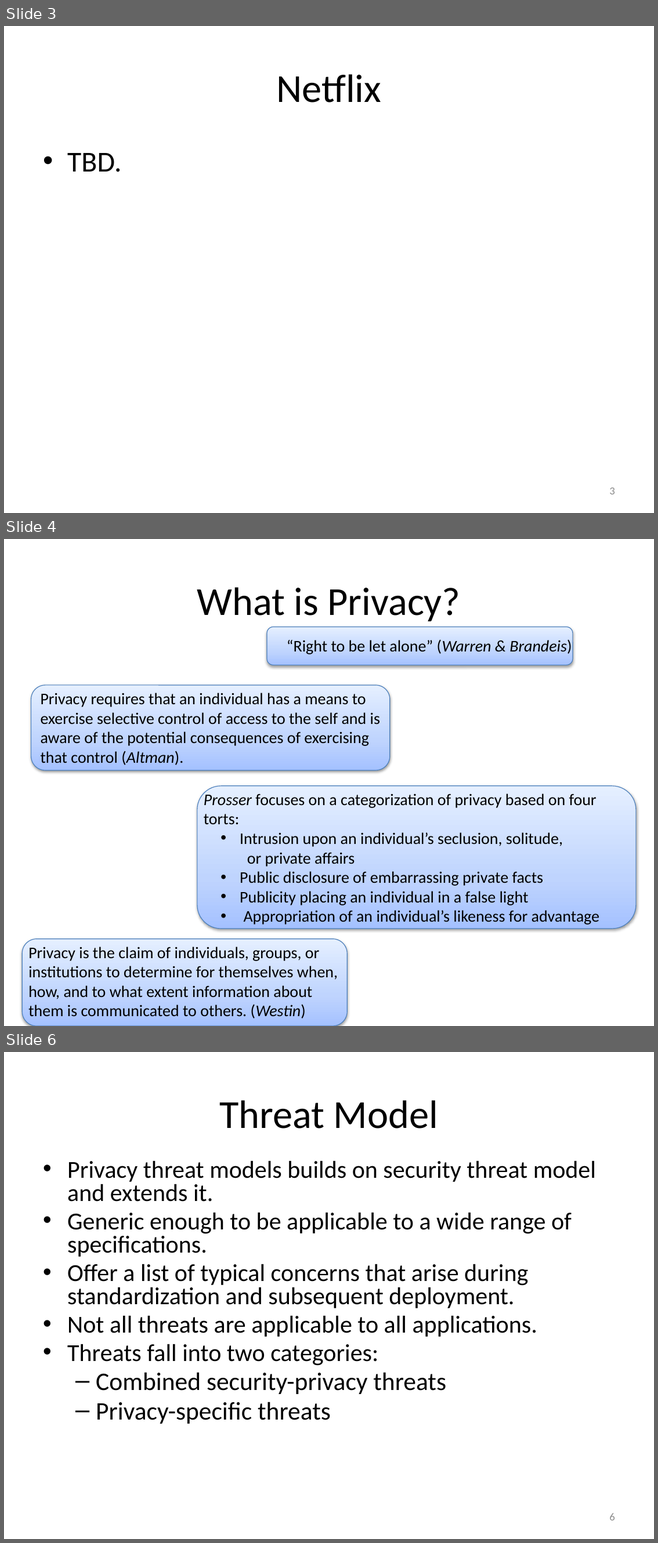
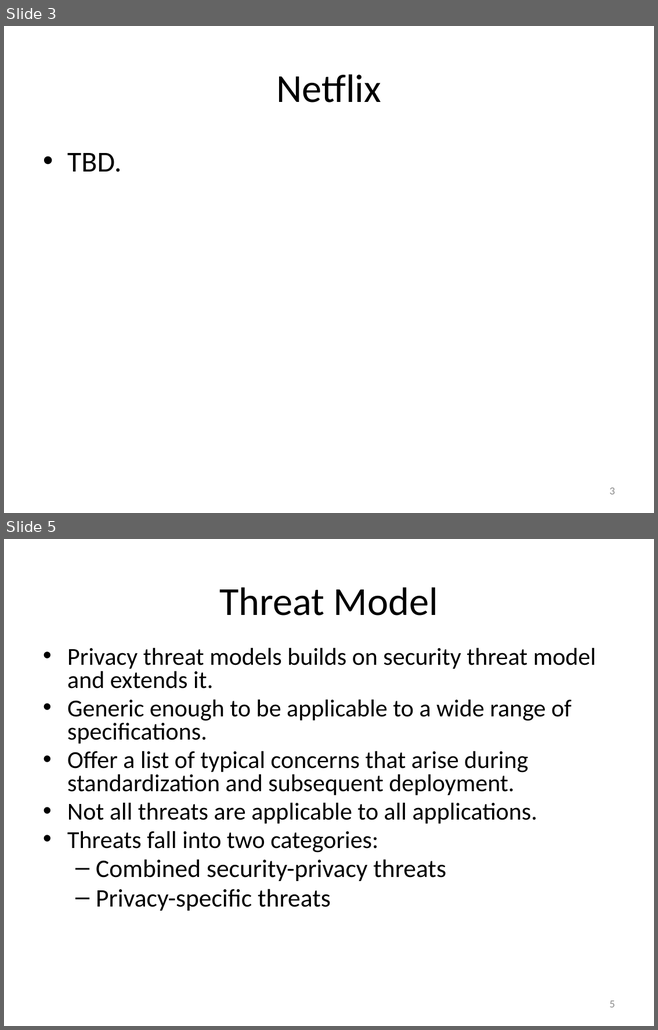
Before and after one commit to hannestschofenig/tschofenig-ids, a slide deck: PrivacyTutorial/iab-privacy-considerations.pptx. Shown one above the other, each under a label of ours: slides 3, 4 and 6 before the commit, slides 3 and 5 after it; the slides between them are not shown. The pictures are 658x1543 and 658x1030 pixels, drawn with LibreOffice and Linux fonts; fonts in the diff are those of the drawing. Boxes give left, top, right and bottom in pixels: in the first picture for what was removed or moved away, otherwise in the second. Text is boxed around its words. In the diff, an @@ line names an element or a change of style, - is before the commit and + after.

```diff
--- a/PrivacyTutorial/iab-privacy-considerations.pptx
+++ b/PrivacyTutorial/iab-privacy-considerations.pptx
@@ slide 4 removed at [4,539,654,1026], background #FFFFFF @@
@@ title removed at [197,587,460,621] @@
-What is Privacy?
@@ rounded rectangle removed at [267,627,572,665] @@
@@ text removed at [286,639,571,654] @@
-“Right to be let alone” (Warren & Brandeis)
@@ rounded rectangle removed at [31,685,390,770] @@
@@ text removed at [41,693,380,765] @@
-Privacy requires that an individual has a means to exercise selective control of access to the self and is aware of the potential consequences of exercising that control (Altman).
@@ rounded rectangle removed at [197,786,636,929] @@
@@ text removed at [204,792,599,925] @@
-Prosser focuses on a categorization of privacy based on four torts:
-  • Intrusion upon an individual’s seclusion, solitude,
-    or private affairs
-  • Public disclosure of embarrassing private facts
-  • Publicity placing an individual in a false light
-  • Appropriation of an individual’s likeness for advantage
@@ rounded rectangle removed at [22,939,347,1026] @@
@@ text removed at [28,947,338,1019] @@
-Privacy is the claim of individuals, groups, or institutions to determine for themselves when, how, and to what extent information about them is communicated to others. (Westin)
@@ what was slide 6 is now slide 5 @@
@@ page number at [609,1001,614,1008]: text changed @@
-6
+5
```
Also in this commit, not shown: 5 slides changed, 4 slides added, 19 other slides removed.
